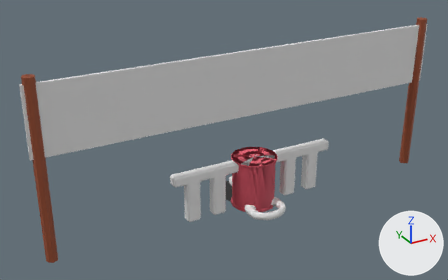
The FBX model Assets/Models/CityItems.fbx, before and after one commit.
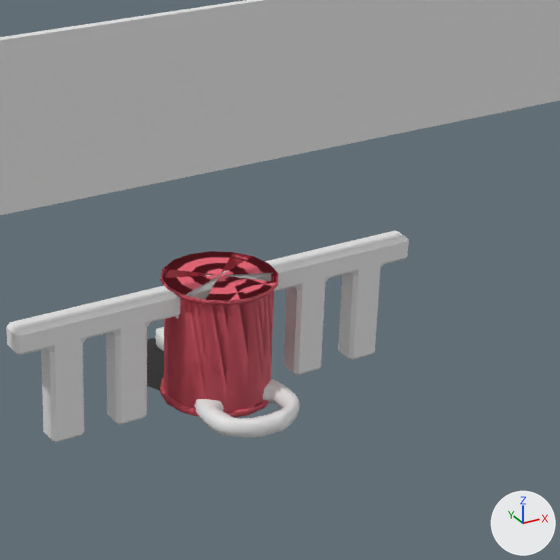
There are two pictures of each version: one whole from a camera (50 mm lens) standing at (-14.35, -23.07, 15.21) and looking at (-1.16, 0.91, 3.23), one close up on the part from 37% to 87% of the width and 17% to 96% of the height. Every picture has the same lights, and +X, +Y and +Z are marked at lower right. Where no turn or scale is listed for an object, it has been applied to the vertices.

Script lines for the objects in view, before the commit:
```python
me_circle_002 = bpy.data.meshes.new('Circle.002')
me_circle_002.from_pydata(...)  # 227 vertices, 212 faces; spans x -1.27..1.27, y -1.13..2.71, z -0.1..2.49
# faces by material slot: [148, 64]
me_circle_002.materials.append(mat_barrel)  # red #e75e70
me_circle_002.materials.append(mat_petrol)  # black #252525
me_cube_002 = bpy.data.meshes.new('Cube.002')
me_cube_002.from_pydata(...)  # 40 vertices, 24 faces; spans x -10.4..10.4, y -0.3..0.3, z -5.7..2.5
# faces by material slot: [6, 18]
me_cube_002.materials.append(mat_finish)  # white #e7e7e7
me_cube_002.materials.append(mat_housewood)  # brown #92482a
me_plane = bpy.data.meshes.new('Plane')
me_plane.from_pydata(...)  # 712 vertices, 712 faces; spans x -0.97..1.04, y -2.02..2.29, z 0.0..0.38
ob_barrelhole = bpy.data.objects.new('BarrelHole', me_circle_002)
ob_barrelhole.location = (0.0, 0.0, 0.0)
ob_finish = bpy.data.objects.new('Finish', me_cube_002)
ob_finish.location = (0.0, 0.0, 5.54)
ob_key = bpy.data.objects.new('Key', me_plane)
ob_key.location = (0.0, 0.0, 0.0)
# also in view: 'Barrier' at (0.0, 0.0, 1.2)
```
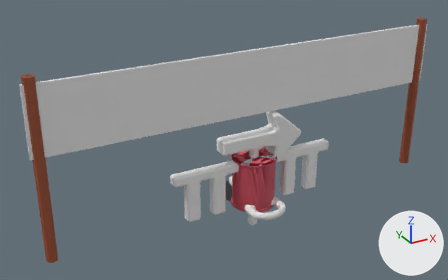
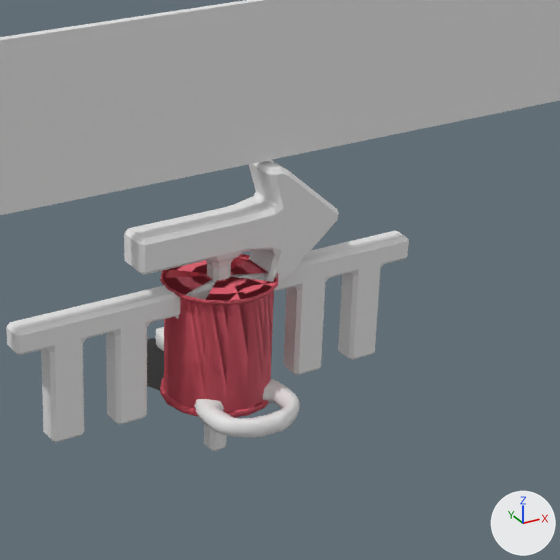
Location of each change, (x1, y1, x2, y2) in pixels of the close-ups (560 x 560 px):
'Arrow', added
    after: (124, 160, 339, 451)

The change, as a list of edits to the scene's bpy script:
```text
Add me_cube_003:
    me_cube_003.from_pydata(...)  # 134 vertices, 135 faces; spans x -1.9..2.45, y -0.44..0.44, z -1.3..4.59
Add ob_arrow:
    ob_arrow = bpy.data.objects.new('Arrow', me_cube_003)
    ob_arrow.location = (0.0, 0.0, 0.0)
```
